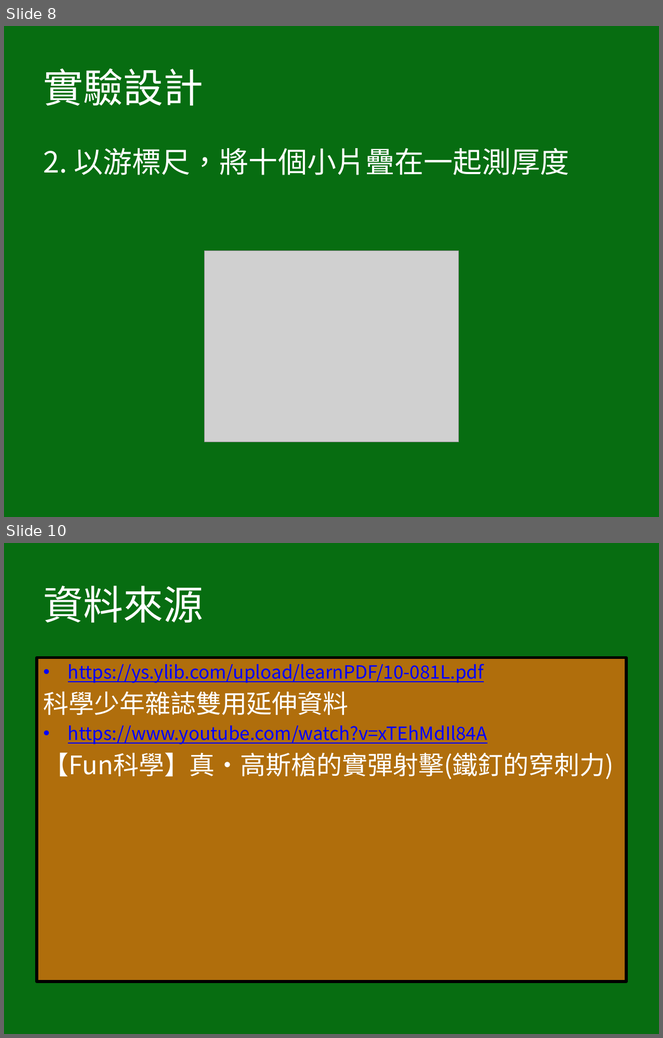
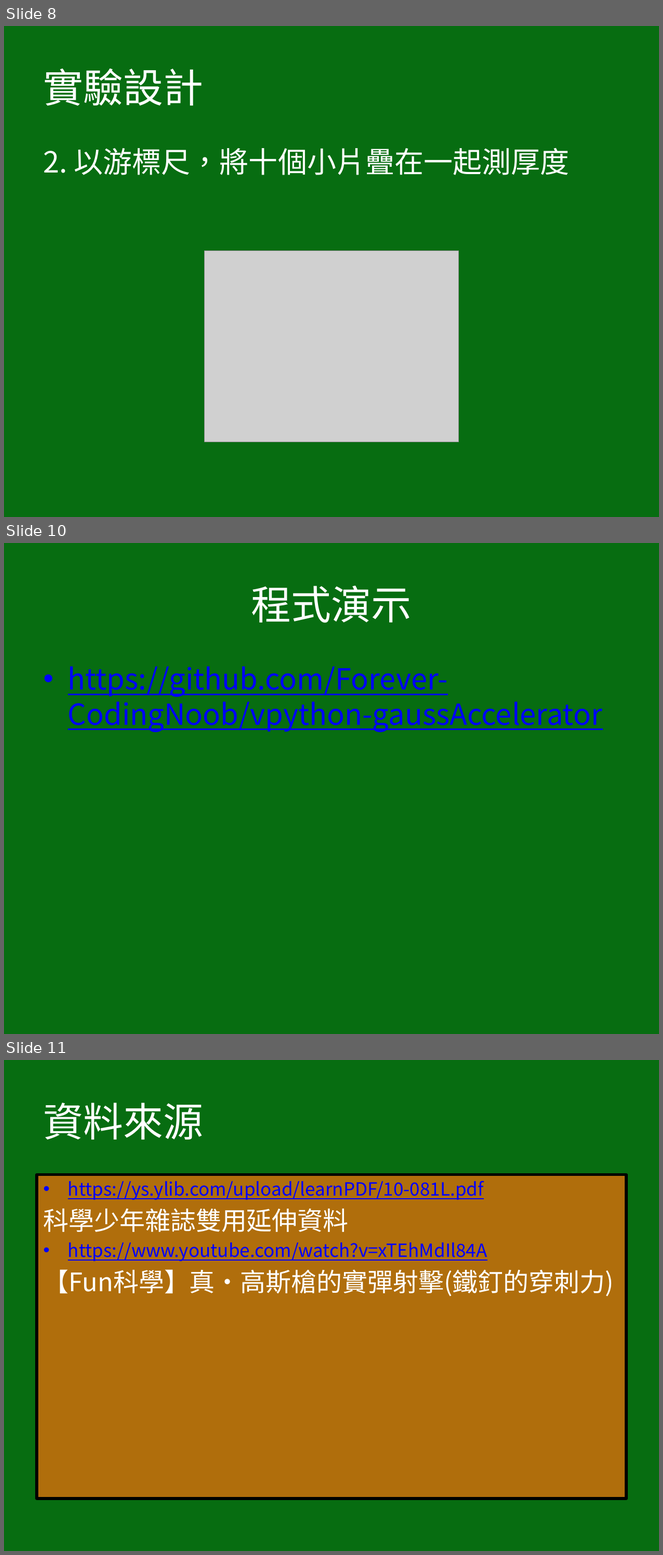
Before and after one commit to Forever-CodingNoob/vpython-gaussAccelerator, a slide deck: 高斯槍.pptx. Shown one above the other, each under a label of ours: slides 8 and 10 before the commit, slides 8, 10 and 11 after it; the slides between them are not shown. The pictures are 663x1038 and 663x1555 pixels, drawn with LibreOffice and Linux fonts; fonts in the diff are those of the drawing; grey boxes stand for pictures. Boxes give left, top, right and bottom in pixels: in the first picture for what was removed or moved away, otherwise in the second. Text is boxed around its words. In the diff, an @@ line names an element or a change of style, - is before the commit and + after.

```diff
--- a/高斯槍.pptx
+++ b/高斯槍.pptx
@@ slide 10 added at bbox=[4, 543, 659, 1034], background #076D11 @@
@@ title added at bbox=[252, 586, 412, 623], 44 pt, text #FFFFFF @@
+程式演示
@@ text added at bbox=[68, 666, 603, 732], 32 pt, text #0000FF, underline @@
+• https://github.com/Forever-CodingNoob/vpython-gaussAccelerator
@@ what was slide 10 is now slide 11 @@
```
Also in this commit, not shown: 1 slide changed.
